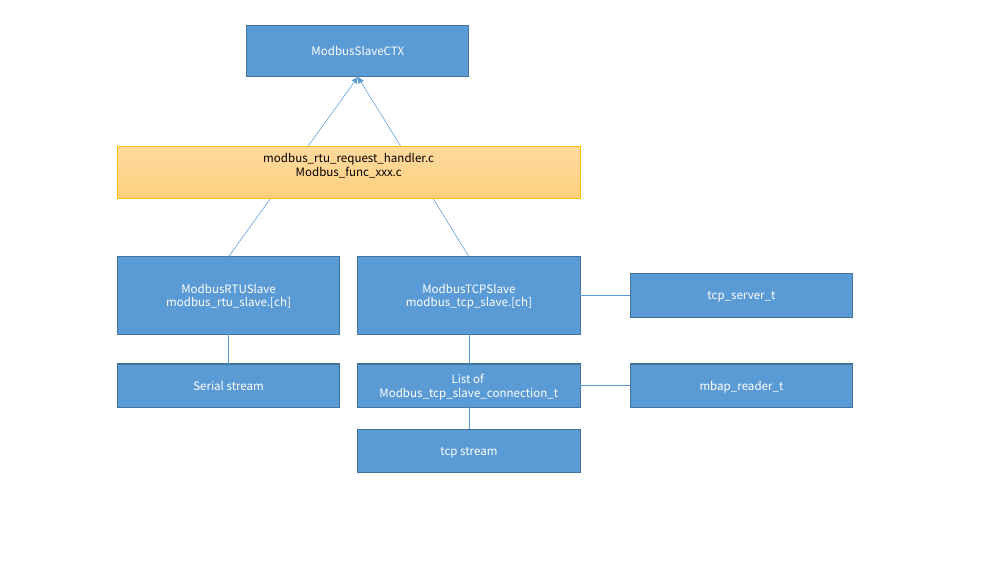
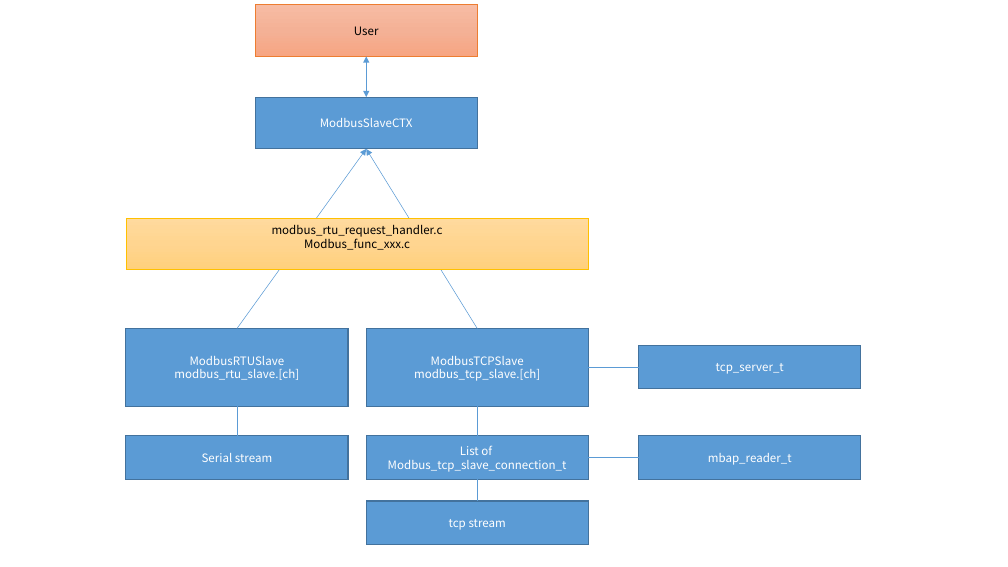
Before and after one commit to peakhunt/macron_base, a slide deck: slide 2 of doc/modbus_arch.pptx. Drawn at 1008x567 pixels with LibreOffice and Linux fonts; fonts in the diff are those of the drawing. Boxes give left, top, right and bottom in pixels: in the first picture for what was removed or moved away, otherwise in the second. Text is boxed around its words. In the diff, an @@ line names an element or a change of style, - is before the commit and + after.

Commit message:
doc update

```diff
--- a/doc/modbus_arch.pptx
+++ b/doc/modbus_arch.pptx
@@ rectangle added at [256,5,478,57], fill gradient #F7BDA5 to #F5B196 to #F8A582, outline #ED7D31 0.5 pt, 11 pt, text #000000 @@
+User
@@ double arrow added from (366, 57) to (366, 97), #5B9BD5 0.5 pt @@
@@ 9 rectangles, 5 lines, 2 arrows: place and size @@
-9 rectangles, 5 lines, 2 arrows at [118,25,853,473]
+9 rectangles, 5 lines, 2 arrows at [126,97,861,544]
```
